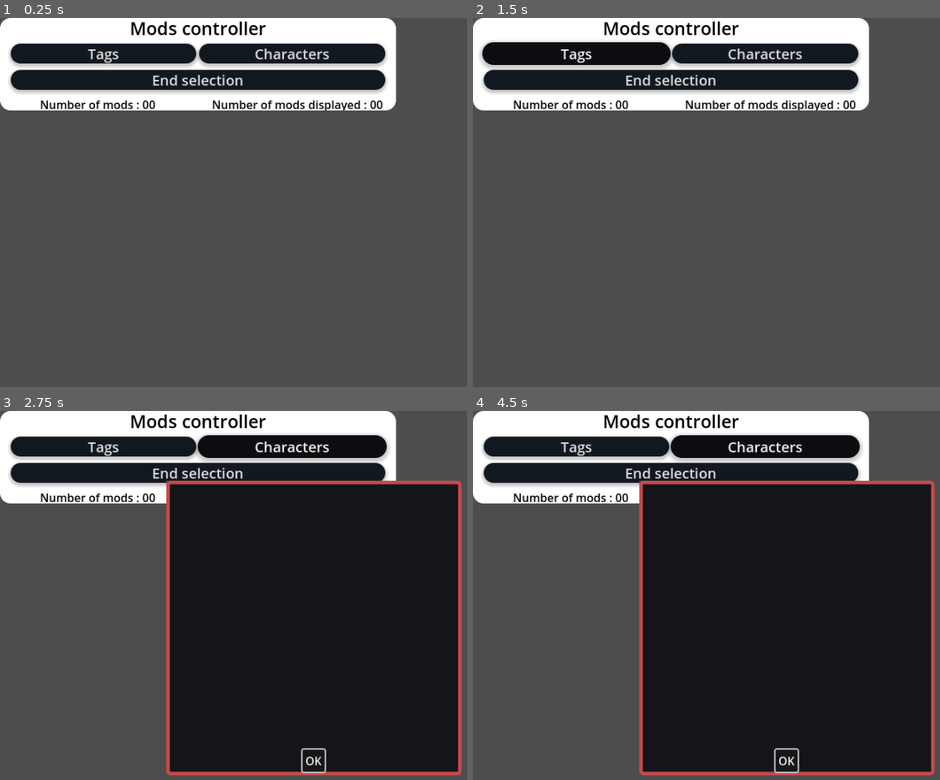
Above: before the commit, frames 1-4 (two rows, left to right).
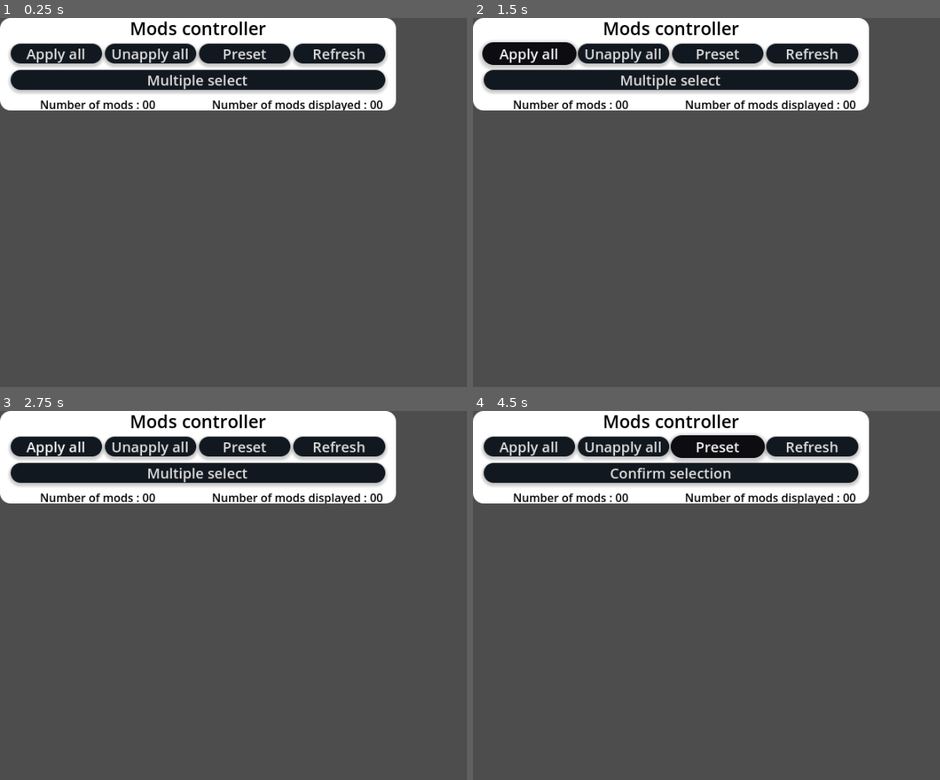
Above: after the commit, the same moments.

Repository: AaaaaaICO/DUMH-Mod-Manager
Game: Godot game, scene res://Scenes/PREFABS/Mod Panel/MODS_TOP_CONTROLLER.tscn
Same seed, same stepped clock (60 frames per second), same inputs: the game is played once before the commit and once after it. This scene is started directly instead of the project's main scene.
Inputs (mouse positions are in pixels of both pictures, inside the frame that each line leads up to):
- Up to frame 1 (0.25 s): no input
- Up to frame 2 (1.5 s): click (575, 54) at 0.5 s, where only the run before the commit has a clickable "Tags"; click (529, 54) at 1.25 s, where only the run after the commit has a clickable "Apply all"
- Up to frame 3 (2.75 s): click (294, 447) at 2 s, where only the run before the commit has a clickable "Characters"
- Up to frame 4 (4.5 s): click (622, 447) at 2.75 s, where only the run after the commit has a clickable "Unapply all"; click "End selection" (after the commit: "Multiple select") at 3.5 s; click (715, 447) at 4.25 s, where only the run after the commit has a clickable "Preset"

The runs differ from the first frame. In frame 1, 1.6% of the frame differs, in the area x 5-79%, y 6-20%; in frame 2, 2.0%; in frame 3, 53%, in the area x 5-99%, y 6-99%; in frame 4, 52%.
Error in both runs: Attempt to call function 'get_as_text' in base 'null instance' on a null instance. (res://Scripts/Global/Global.gd:98)

Commit message:
Multiselect
Multiselect working for character names

Diff:
--- a/Scenes/PREFABS/Mod Panel/MODS_TOP_CONTROLLER.tscn
+++ b/Scenes/PREFABS/Mod Panel/MODS_TOP_CONTROLLER.tscn
@@ -30,6 +30,115 @@
 
 [node name="VBoxContainer" type="VBoxContainer" parent="."]
 unique_name_in_owner = true
+layout_mode = 1
+anchors_preset = 15
+anchor_right = 1.0
+anchor_bottom = 1.0
+grow_horizontal = 2
+grow_vertical = 2
+
+[node name="LBL_Title" type="Label" parent="VBoxContainer"]
+layout_mode = 2
+theme_override_colors/font_color = Color(0, 0, 0, 1)
+theme_override_font_sizes/font_size = 25
+text = "Mods controller"
+horizontal_alignment = 1
+
+[node name="MarginContainer" type="MarginContainer" parent="VBoxContainer"]
+layout_mode = 2
+size_flags_vertical = 3
+theme_override_constants/margin_left = 15
+theme_override_constants/margin_right = 15
+theme_override_constants/margin_bottom = 5
+
+[node name="HBoxContainer" type="HBoxContainer" parent="VBoxContainer/MarginContainer"]
+layout_mode = 2
+size_flags_vertical = 3
+
+[node name="BTN_APPLY" type="Button" parent="VBoxContainer/MarginContainer/HBoxContainer"]
+layout_mode = 2
+size_flags_horizontal = 3
+theme_override_font_sizes/font_size = 20
+theme_override_styles/focus = SubResource("StyleBoxEmpty_2c7ca")
+theme_override_styles/hover = ExtResource("1_en0pt")
+theme_override_styles/pressed = ExtResource("2_iahfq")
+theme_override_styles/normal = ExtResource("3_nlwog")
+text = "Apply all"
+
+[node name="BTN_UNAPPLY" type="Button" parent="VBoxContainer/MarginContainer/HBoxContainer"]
+layout_mode = 2
+size_flags_horizontal = 3
+theme_override_font_sizes/font_size = 20
+theme_override_styles/focus = SubResource("StyleBoxEmpty_1ifnn")
+theme_override_styles/hover = ExtResource("1_en0pt")
+theme_override_styles/pressed = ExtResource("2_iahfq")
+theme_override_styles/normal = ExtResource("3_nlwog")
+text = "Unapply all"
+
+[node name="BTN_PRESET" type="Button" parent="VBoxContainer/MarginContainer/HBoxContainer"]
+layout_mode = 2
+size_flags_horizontal = 3
+theme_override_font_sizes/font_size = 20
+theme_override_styles/focus = SubResource("StyleBoxEmpty_j44l6")
+theme_override_styles/hover = ExtResource("1_en0pt")
+theme_override_styles/pressed = ExtResource("2_iahfq")
+theme_override_styles/normal = ExtResource("3_nlwog")
+text = "Preset"
+
+[node name="BTN_REFRESH" type="Button" parent="VBoxContainer/MarginContainer/HBoxContainer"]
+layout_mode = 2
+size_flags_horizontal = 3
+theme_override_font_sizes/font_size = 20
+theme_override_styles/focus = SubResource("StyleBoxEmpty_j44l6")
+theme_override_styles/hover = ExtResource("1_en0pt")
+theme_override_styles/pressed = ExtResource("2_iahfq")
+theme_override_styles/normal = ExtResource("3_nlwog")
+text = "Refresh"
+
+[node name="MarginContainer2" type="MarginContainer" parent="VBoxContainer"]
+layout_mode = 2
+size_flags_vertical = 3
+theme_override_constants/margin_left = 15
+theme_override_constants/margin_right = 15
+theme_override_constants/margin_bottom = 5
+
+[node name="HBoxContainer" type="HBoxContainer" parent="VBoxContainer/MarginContainer2"]
+layout_mode = 2
+size_flags_vertical = 3
+
+[node name="BTN_MULTISELECT" type="Button" parent="VBoxContainer/MarginContainer2/HBoxContainer"]
+unique_name_in_owner = true
+layout_mode = 2
+size_flags_horizontal = 3
+theme_override_font_sizes/font_size = 20
+theme_override_styles/focus = SubResource("StyleBoxEmpty_2c7ca")
+theme_override_styles/hover = ExtResource("1_en0pt")
+theme_override_styles/pressed = ExtResource("2_iahfq")
+theme_override_styles/normal = ExtResource("3_nlwog")
+text = "Multiple select"
+
+[node name="HBoxContainer" type="HBoxContainer" parent="VBoxContainer"]
+layout_mode = 2
+size_flags_vertical = 3
+
+[node name="LBL_NUM" type="Label" parent="VBoxContainer/HBoxContainer"]
+unique_name_in_owner = true
+layout_mode = 2
+size_flags_horizontal = 3
+theme_override_colors/font_color = Color(0, 0, 0, 1)
+text = "Number of mods : 00"
+horizontal_alignment = 1
+
+[node name="LBL_NUMDISPLAYED" type="Label" parent="VBoxContainer/HBoxContainer"]
+unique_name_in_owner = true
+layout_mode = 2
+size_flags_horizontal = 3
+theme_override_colors/font_color = Color(0, 0, 0, 1)
+text = "Number of mods displayed : 00"
+horizontal_alignment = 1
+
+[node name="VBoxContainer_MULTI_SELECT" type="VBoxContainer" parent="."]
+unique_name_in_owner = true
 visible = false
 layout_mode = 1
 anchors_preset = 15
@@ -38,35 +147,37 @@
 grow_horizontal = 2
 grow_vertical = 2
 
-[node name="LBL_Title" type="Label" parent="VBoxContainer"]
+[node name="LBL_Title" type="Label" parent="VBoxContainer_MULTI_SELECT"]
 layout_mode = 2
 theme_override_colors/font_color = Color(0, 0, 0, 1)
 theme_override_font_sizes/font_size = 25
 text = "Mods controller"
 horizontal_alignment = 1
 
-[node name="MarginContainer" type="MarginContainer" parent="VBoxContainer"]
-layout_mode = 2
-size_flags_vertical = 3
-theme_override_constants/margin_left = 15
-theme_override_constants/margin_right = 15
-theme_override_constants/margin_bottom = 5
-
-[node name="HBoxContainer" type="HBoxContainer" parent="VBoxContainer/MarginContainer"]
-layout_mode = 2
-size_flags_vertical = 3
-
-[node name="BTN_APPLY" type="Button" parent="VBoxContainer/MarginContainer/HBoxContainer"]
-layout_mode = 2
-size_flags_horizontal = 3
-theme_override_font_sizes/font_size = 20
-theme_override_styles/focus = SubResource("StyleBoxEmpty_2c7ca")
-theme_override_styles/hover = ExtResource("1_en0pt")
-theme_override_styles/pressed = ExtResource("2_iahfq")
-theme_override_styles/normal = ExtResource("3_nlwog")
-text = "Apply all"
-
-[node name="BTN_UNAPPLY" type="Button" parent="VBoxContainer/MarginContainer/HBoxContainer"]
+[node name="MarginContainer" type="MarginContainer" parent="VBoxContainer_MULTI_SELECT"]
+layout_mode = 2
+size_flags_vertical = 3
+theme_override_constants/margin_left = 15
+theme_override_constants/margin_right = 15
+theme_override_constants/margin_bottom = 5
+
+[node name="HBoxContainer" type="HBoxContainer" parent="VBoxContainer_MULTI_SELECT/MarginContainer"]
+layout_mode = 2
+size_flags_vertical = 3
+
+[node name="BTN_TAGS" type="Button" parent="VBoxContainer_MULTI_SELECT/MarginContainer/HBoxContainer"]
+unique_name_in_owner = true
+layout_mode = 2
+size_flags_horizontal = 3
+theme_override_font_sizes/font_size = 20
+theme_override_styles/focus = SubResource("StyleBoxEmpty_2c7ca")
+theme_override_styles/hover = ExtResource("1_en0pt")
+theme_override_styles/pressed = ExtResource("2_iahfq")
+theme_override_styles/normal = ExtResource("3_nlwog")
+text = "Tags"
+
+[node name="BTN_CHARACTERS" type="Button" parent="VBoxContainer_MULTI_SELECT/MarginContainer/HBoxContainer"]
+unique_name_in_owner = true
 layout_mode = 2
 size_flags_horizontal = 3
 theme_override_font_sizes/font_size = 20
@@ -74,117 +185,6 @@
 theme_override_styles/hover = ExtResource("1_en0pt")
 theme_override_styles/pressed = ExtResource("2_iahfq")
 theme_override_styles/normal = ExtResource("3_nlwog")
-text = "Unapply all"
-
-[node name="BTN_PRESET" type="Button" parent="VBoxContainer/MarginContainer/HBoxContainer"]
-layout_mode = 2
-size_flags_horizontal = 3
-theme_override_font_sizes/font_size = 20
-theme_override_styles/focus = SubResource("StyleBoxEmpty_j44l6")
-theme_override_styles/hover = ExtResource("1_en0pt")
-theme_override_styles/pressed = ExtResource("2_iahfq")
-theme_override_styles/normal = ExtResource("3_nlwog")
-text = "Preset"
-
-[node name="BTN_REFRESH" type="Button" parent="VBoxContainer/MarginContainer/HBoxContainer"]
-layout_mode = 2
-size_flags_horizontal = 3
-theme_override_font_sizes/font_size = 20
-theme_override_styles/focus = SubResource("StyleBoxEmpty_j44l6")
-theme_override_styles/hover = ExtResource("1_en0pt")
-theme_override_styles/pressed = ExtResource("2_iahfq")
-theme_override_styles/normal = ExtResource("3_nlwog")
-text = "Refresh"
-
-[node name="MarginContainer2" type="MarginContainer" parent="VBoxContainer"]
-layout_mode = 2
-size_flags_vertical = 3
-theme_override_constants/margin_left = 15
-theme_override_constants/margin_right = 15
-theme_override_constants/margin_bottom = 5
-
-[node name="HBoxContainer" type="HBoxContainer" parent="VBoxContainer/MarginContainer2"]
-layout_mode = 2
-size_flags_vertical = 3
-
-[node name="BTN_MULTISELECT" type="Button" parent="VBoxContainer/MarginContainer2/HBoxContainer"]
-unique_name_in_owner = true
-layout_mode = 2
-size_flags_horizontal = 3
-theme_override_font_sizes/font_size = 20
-theme_override_styles/focus = SubResource("StyleBoxEmpty_2c7ca")
-theme_override_styles/hover = ExtResource("1_en0pt")
-theme_override_styles/pressed = ExtResource("2_iahfq")
-theme_override_styles/normal = ExtResource("3_nlwog")
-text = "Multiple select"
-
-[node name="HBoxContainer" type="HBoxContainer" parent="VBoxContainer"]
-layout_mode = 2
-size_flags_vertical = 3
-
-[node name="LBL_NUM" type="Label" parent="VBoxContainer/HBoxContainer"]
-unique_name_in_owner = true
-layout_mode = 2
-size_flags_horizontal = 3
-theme_override_colors/font_color = Color(0, 0, 0, 1)
-text = "Number of mods : 00"
-horizontal_alignment = 1
-
-[node name="LBL_NUMDISPLAYED" type="Label" parent="VBoxContainer/HBoxContainer"]
-unique_name_in_owner = true
-layout_mode = 2
-size_flags_horizontal = 3
-theme_override_colors/font_color = Color(0, 0, 0, 1)
-text = "Number of mods displayed : 00"
-horizontal_alignment = 1
-
-[node name="VBoxContainer_MULTI_SELECT" type="VBoxContainer" parent="."]
-unique_name_in_owner = true
-layout_mode = 1
-anchors_preset = 15
-anchor_right = 1.0
-anchor_bottom = 1.0
-grow_horizontal = 2
-grow_vertical = 2
-
-[node name="LBL_Title" type="Label" parent="VBoxContainer_MULTI_SELECT"]
-layout_mode = 2
-theme_override_colors/font_color = Color(0, 0, 0, 1)
-theme_override_font_sizes/font_size = 25
-text = "Mods controller"
-horizontal_alignment = 1
-
-[node name="MarginContainer" type="MarginContainer" parent="VBoxContainer_MULTI_SELECT"]
-layout_mode = 2
-size_flags_vertical = 3
-theme_override_constants/margin_left = 15
-theme_override_constants/margin_right = 15
-theme_override_constants/margin_bottom = 5
-
-[node name="HBoxContainer" type="HBoxContainer" parent="VBoxContainer_MULTI_SELECT/MarginContainer"]
-layout_mode = 2
-size_flags_vertical = 3
-
-[node name="BTN_TAGS" type="Button" parent="VBoxContainer_MULTI_SELECT/MarginContainer/HBoxContainer"]
-unique_name_in_owner = true
-layout_mode = 2
-size_flags_horizontal = 3
-theme_override_font_sizes/font_size = 20
-theme_override_styles/focus = SubResource("StyleBoxEmpty_2c7ca")
-theme_override_styles/hover = ExtResource("1_en0pt")
-theme_override_styles/pressed = ExtResource("2_iahfq")
-theme_override_styles/normal = ExtResource("3_nlwog")
-text = "Tags"
-
-[node name="BTN_CHARACTERS" type="Button" parent="VBoxContainer_MULTI_SELECT/MarginContainer/HBoxContainer"]
-unique_name_in_owner = true
-layout_mode = 2
-size_flags_horizontal = 3
-theme_override_font_sizes/font_size = 20
-theme_override_styles/focus = SubResource("StyleBoxEmpty_1ifnn")
-theme_override_styles/hover = ExtResource("1_en0pt")
-theme_override_styles/pressed = ExtResource("2_iahfq")
-theme_override_styles/normal = ExtResource("3_nlwog")
 text = "Characters"
 
 [node name="MarginContainer2" type="MarginContainer" parent="VBoxContainer_MULTI_SELECT"]
@@ -211,20 +211,6 @@
 [node name="HBoxContainer" type="HBoxContainer" parent="VBoxContainer_MULTI_SELECT"]
 layout_mode = 2
 size_flags_vertical = 3
-
-[node name="LBL_NUM" type="Label" parent="VBoxContainer_MULTI_SELECT/HBoxContainer"]
-layout_mode = 2
-size_flags_horizontal = 3
-theme_override_colors/font_color = Color(0, 0, 0, 1)
-text = "Number of mods : 00"
-horizontal_alignment = 1
-
-[node name="LBL_NUMDISPLAYED" type="Label" parent="VBoxContainer_MULTI_SELECT/HBoxContainer"]
-layout_mode = 2
-size_flags_horizontal = 3
-theme_override_colors/font_color = Color(0, 0, 0, 1)
-text = "Number of mods displayed : 00"
-horizontal_alignment = 1
 
 [node name="AD_ChangeChara" type="AcceptDialog" parent="."]
 unique_name_in_owner = true
@@ -250,7 +236,8 @@
 [node name="ScrollContainer" type="ScrollContainer" parent="AD_ChangeChara/MarginContainer"]
 layout_mode = 2
 
-[node name="VBoxContainer" type="VBoxContainer" parent="AD_ChangeChara/MarginContainer/ScrollContainer"]
+[node name="SETTINGS_NEW_CHARA_VB" type="VBoxContainer" parent="AD_ChangeChara/MarginContainer/ScrollContainer"]
+unique_name_in_owner = true
 layout_mode = 2
 size_flags_horizontal = 3
 size_flags_vertical = 3
@@ -294,3 +281,4 @@
 [connection signal="pressed" from="VBoxContainer_MULTI_SELECT/MarginContainer/HBoxContainer/BTN_TAGS" to="." method="_on_btn_tags_pressed"]
 [connection signal="pressed" from="VBoxContainer_MULTI_SELECT/MarginContainer/HBoxContainer/BTN_CHARACTERS" to="." method="_on_btn_characters_pressed"]
 [connection signal="pressed" from="VBoxContainer_MULTI_SELECT/MarginContainer2/HBoxContainer/BTN_MULTISELECT" to="." method="_on_btn_multiselect_pressed"]
+[connection signal="confirmed" from="AD_ChangeChara" to="." method="_on_ad_change_chara_confirmed"]
--- a/Scripts/Mod Panel/Mods_Top_Controller.gd
+++ b/Scripts/Mod Panel/Mods_Top_Controller.gd
@@ -1,6 +1,8 @@
 extends Panel
 
 signal MULTI_SELECT_CONFIRMED()
+
+@onready var SETTINGS_CHECKBOX_PREFAB = "res://Scenes/PREFABS/Simple_Checkbox.tscn"
 
 @onready var MASTER = get_tree().get_root().get_node("MASTER")
 func _ready() -> void:
@@ -88,20 +90,51 @@
 	if(!Global.MULTI_SELECT_ACTIVE):
 		%BTN_MULTISELECT.text = "Multiple select"
 		%VBoxContainer_MULTI_SELECT.show()
-		%VBoxContainer.show()
+		%VBoxContainer.hide()
 
-
-
+	await MULTI_SELECT_CONFIRMED
+	Global.MUTLI_SELECTED_MODS = []
+	Global.POPULATE = true
+	Global.SETTINGS_WINDOW_OPEN = false
 	Global.REFRESH_WINDOW = true
 
 
 func _on_btn_tags_pressed() -> void:
 	pass # Replace with function body.
 
-
 func _on_btn_characters_pressed() -> void:
 	%AD_ChangeChara.show()
+	var FILE_DATA = FileAccess.open(Global.SAVE_DATA["USER_MODS_FOLDER_PATH"] + "/CONFIG.json", FileAccess.READ);
+	var JSON_STRING = FILE_DATA.get_as_text()
+	var FILE_AS_DICT = JSON.parse_string(JSON_STRING)
+	var CHARAS = FILE_AS_DICT["CHARACTERS"]
+	for N in %SETTINGS_NEW_CHARA_VB.get_children():
+		%SETTINGS_NEW_CHARA_VB.remove_child(N)
+		N.queue_free()
+	print(CHARAS)
+	for CHARA in CHARAS:
+		var ITEM = load(SETTINGS_CHECKBOX_PREFAB).instantiate()
+		ITEM.set_text(CHARA)
+		%SETTINGS_NEW_CHARA_VB.add_child(ITEM)
 
 
 func _on_btn_multiselect_pressed() -> void:
 	MULTI_SELECT_CONFIRMED.emit()
+
+
+func _on_ad_change_chara_confirmed() -> void:
+	for x in Global.MUTLI_SELECTED_MODS: # Add multithreading?
+		var LIST_OF_CHARACTERS = []
+		for CB in %SETTINGS_NEW_CHARA_VB.get_children():
+			if(CB.is_pressed()):
+				LIST_OF_CHARACTERS.append(CB.get_text())
+		var FILE_DATA = FileAccess.open(Global.SAVE_DATA["USER_MODS_FOLDER_PATH"] + "/" + x + "/" + "DATA.json", FileAccess.READ);
+		var JSON_STRING = FILE_DATA.get_as_text()
+		var FILE_AS_DICT = JSON.parse_string(JSON_STRING)
+		if(LIST_OF_CHARACTERS):
+			FILE_AS_DICT["CHARACTER"] = LIST_OF_CHARACTERS[0]
+		else:
+			FILE_AS_DICT["CHARACTER"] = ""
+		var Data_FILE_END = FileAccess.open(Global.SAVE_DATA["USER_MODS_FOLDER_PATH"] + "/" + FILE_AS_DICT["ORIGINAL_NAME"] + "/" + "DATA.json",  FileAccess.WRITE)
+		var JSON_STRING_END = JSON.stringify(FILE_AS_DICT)
+		Data_FILE_END.store_line(JSON_STRING_END)
